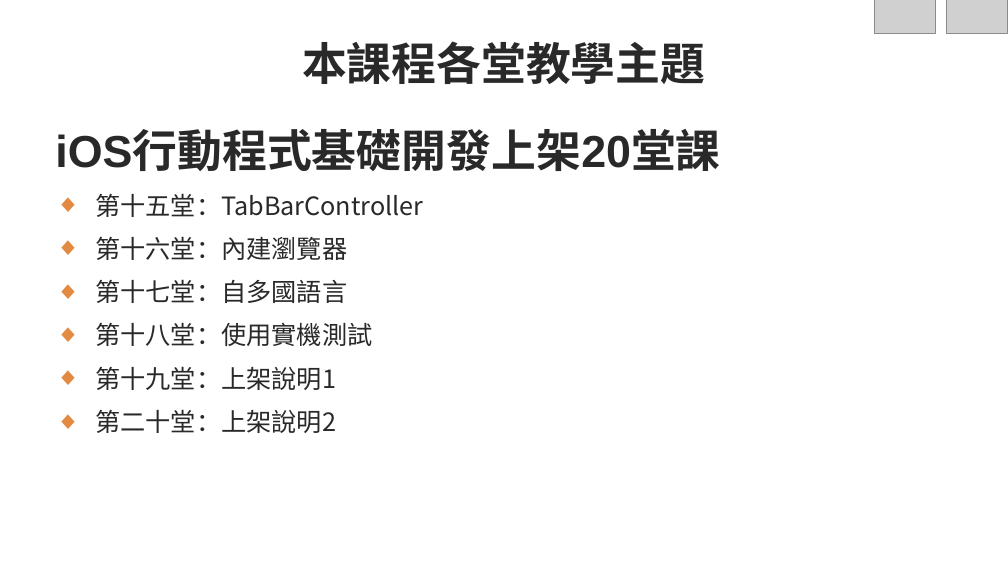
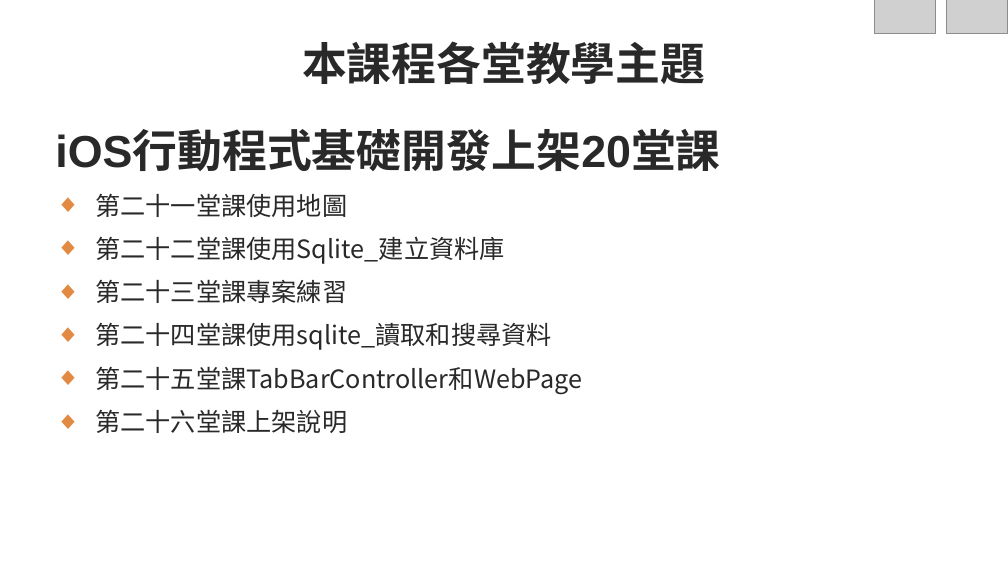
Before and after one commit to roberthsu2003/Iphone1, a slide deck: slide 8 of iOS行動程式基礎開發上架課程大綱.pptx. Drawn at 1008x567 pixels with LibreOffice and Linux fonts; fonts in the diff are those of the drawing; grey boxes stand for pictures; background and template pictures are left out. Boxes give left, top, right and bottom in pixels: in the first picture for what was removed or moved away, otherwise in the second. Text is boxed around its words. In the diff, an @@ line names an element or a change of style, - is before the commit and + after.

```diff
--- a/iOS行動程式基礎開發上架課程大綱.pptx
+++ b/iOS行動程式基礎開發上架課程大綱.pptx
@@ text at (95,193,582,433): text changed @@
-◆ 第十五堂：TabBarController
-◆ 第十六堂：內建瀏覽器
-◆ 第十七堂：自多國語言
-◆ 第十八堂：使用實機測試
-◆ 第十九堂：上架說明1
-◆ 第二十堂：上架說明2
+◆ 第二十一堂課使用地圖
+◆ 第二十二堂課使用Sqlite_建立資料庫
+◆ 第二十三堂課專案練習
+◆ 第二十四堂課使用sqlite_讀取和搜尋資料
+◆ 第二十五堂課TabBarController和WebPage
+◆ 第二十六堂課上架說明
```
Also in this commit, not shown: 2 other slides changed, 47 other files.
